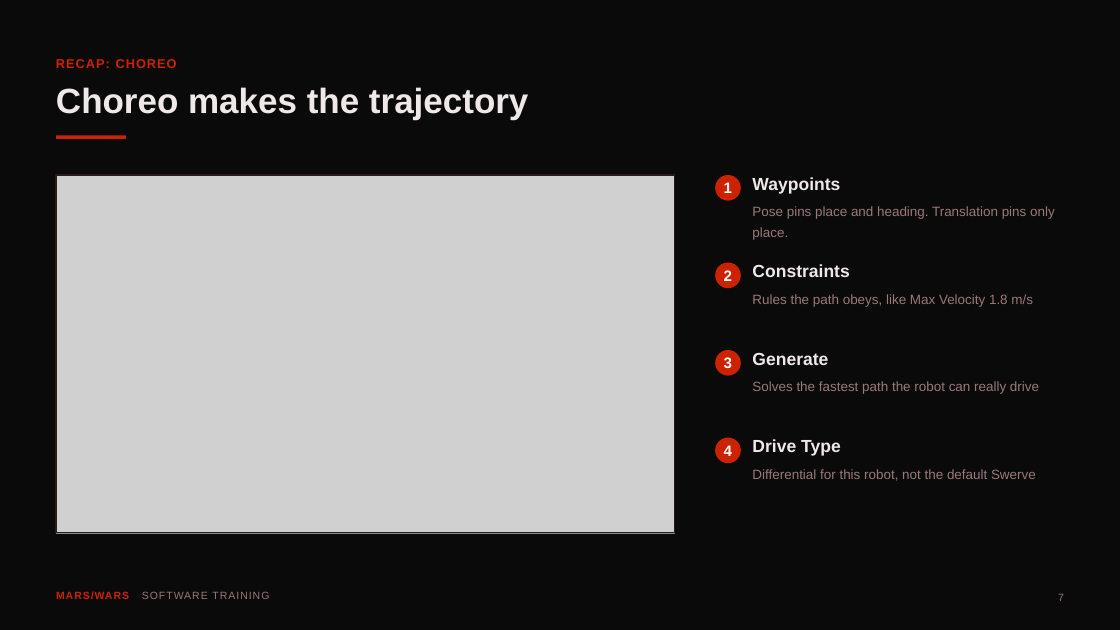
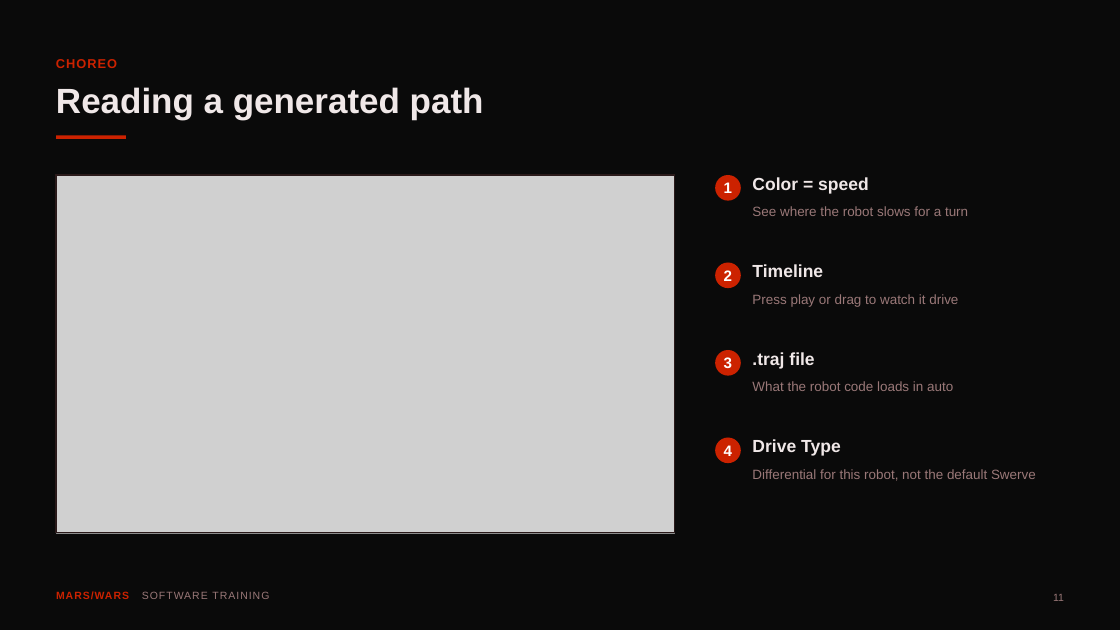
Before and after one commit to FRC-Team-4143/scriptum-lessons, a slide deck: slide 11 of deck9-autonomous.pptx (slide 7 before the commit). Drawn at 1120x630 pixels with LibreOffice and Linux fonts; fonts in the diff are those of the drawing; grey boxes stand for pictures. Boxes give left, top, right and bottom in pixels: in the first picture for what was removed or moved away, otherwise in the second. Text is boxed around its words. In the diff, an @@ line names an element or a change of style, - is before the commit and + after.

```diff
--- a/deck9-autonomous.pptx
+++ b/deck9-autonomous.pptx
@@ text at (x1=56, y1=59, x2=117, y2=68): text changed @@
-RECAP: CHOREO
+CHOREO
@@ text at (x1=56, y1=87, x2=484, y2=119): text changed @@
-Choreo makes the trajectory
+Reading a generated path
@@ text at (x1=752, y1=177, x2=869, y2=194): text changed @@
-Waypoints
+Color = speed
@@ text at (x1=752, y1=206, x2=968, y2=216): text changed @@
-Pose pins place and heading. Translation pins only place.
+See where the robot slows for a turn
@@ text at (x1=752, y1=264, x2=823, y2=277): text changed @@
-Constraints
+Timeline
@@ text at (x1=752, y1=294, x2=958, y2=307): text changed @@
-Rules the path obeys, like Max Velocity 1.8 m/s
+Press play or drag to watch it drive
@@ text at (x1=752, y1=352, x2=814, y2=369): text changed @@
-Generate
+.traj file
@@ text at (x1=752, y1=381, x2=953, y2=391): text changed @@
-Solves the fastest path the robot can really drive
+What the robot code loads in auto
@@ text at (x1=1053, y1=594, x2=1064, y2=601): text changed @@
-7
+11
```
Also in this commit, not shown: 37 other slides changed, 7 slides added, 1 other file.
